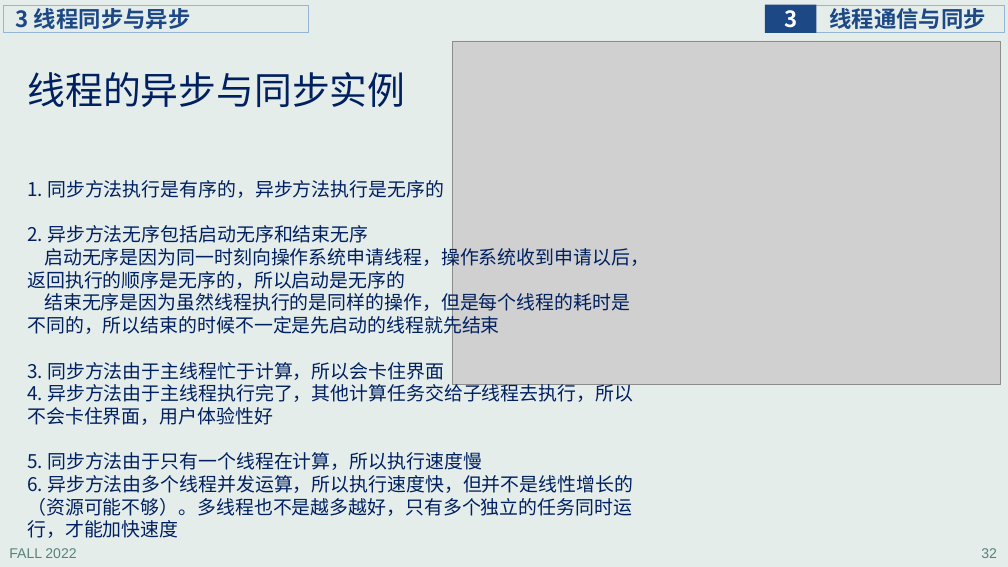
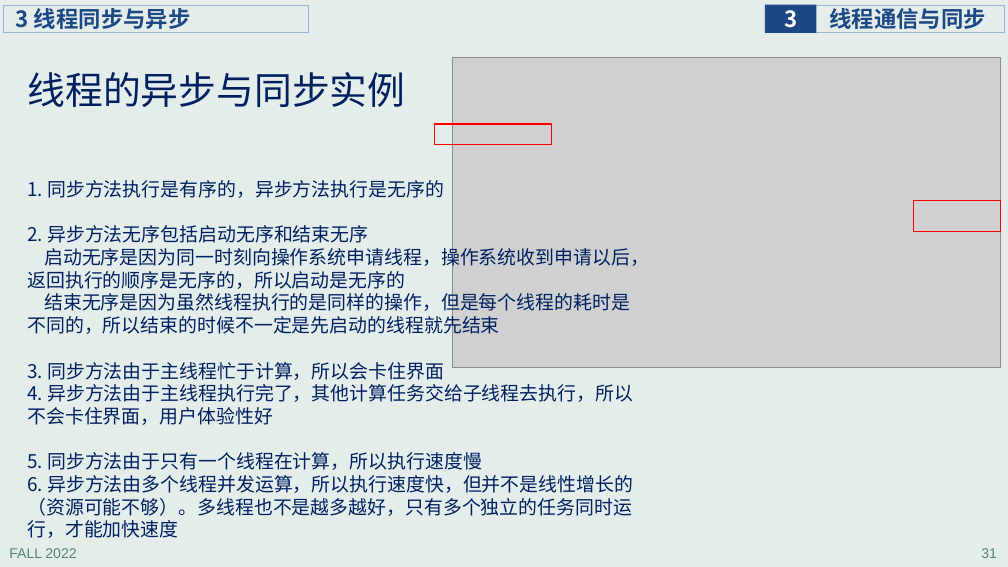
Before and after one commit to principleWindows/win-principle-2022, a slide deck: slide 31 of slides/instruction/principleWindows_3.pptx (slide 32 before the commit). Drawn at 1008x567 pixels with LibreOffice and Linux fonts; fonts in the diff are those of the drawing; grey boxes stand for pictures. Boxes give left, top, right and bottom in pixels: in the first picture for what was removed or moved away, otherwise in the second. Text is boxed around its words. In the diff, an @@ line names an element or a change of style, - is before the commit and + after.

```diff
--- a/slides/instruction/principleWindows_3.pptx
+++ b/slides/instruction/principleWindows_3.pptx
@@ picture: place and size @@
-picture at [453,41,1000,384]
+picture at [453,57,1000,368]
@@ rectangle added at [434,124,551,144], outline #FF0000 1 pt @@
@@ rectangle added at [914,200,1000,231], outline #FF0000 1 pt @@
@@ page number at [981,548,997,558]: text changed @@
-32
+31
```
Also in this commit, not shown: 6 other slides changed, 1 slide removed, 22 other files.
